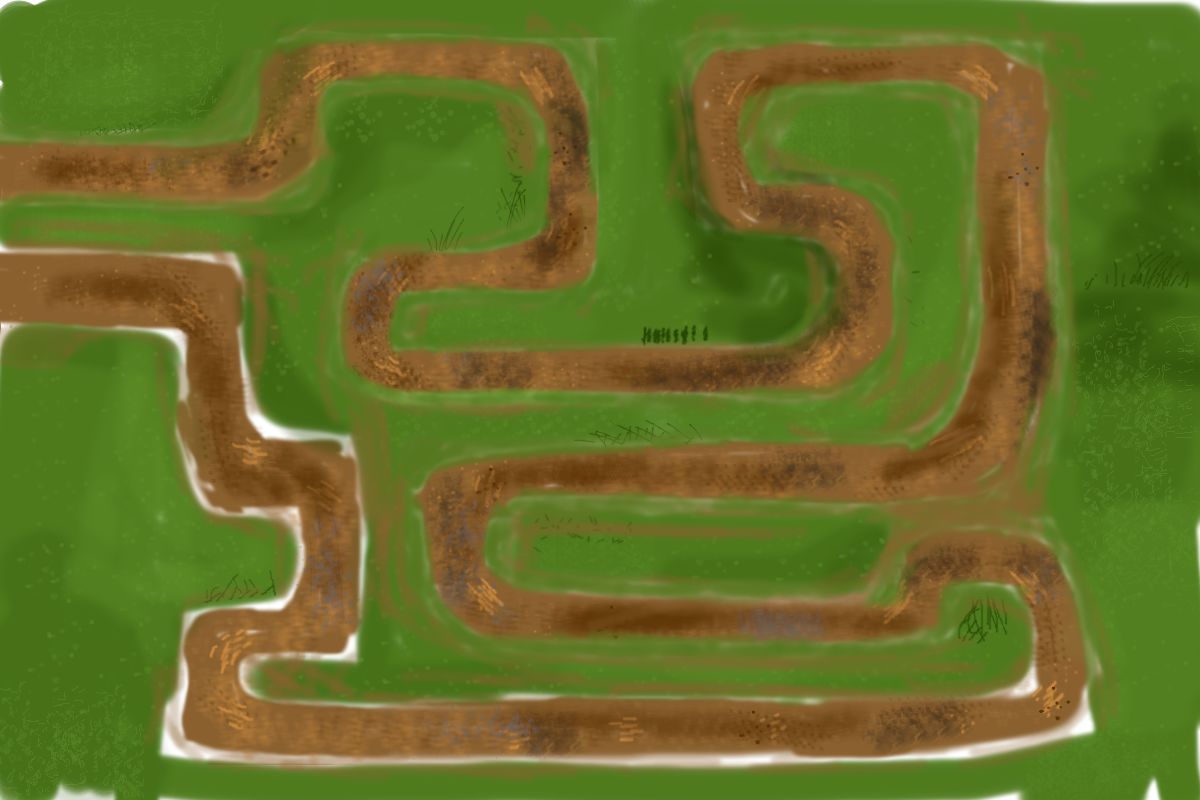
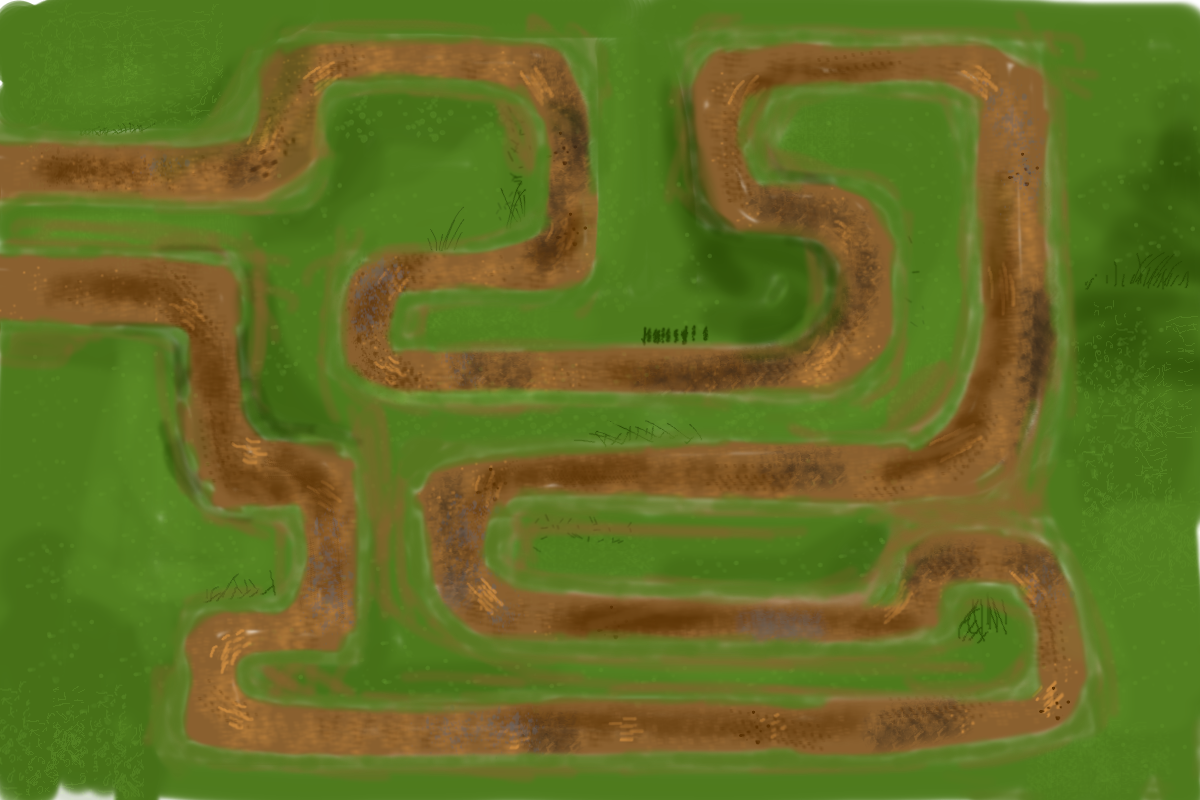
Layered file, before and after one edit (1200x800). Changes by layer:
painted on "Grass Dirt Blend" over [0, 240, 1200, 800]
